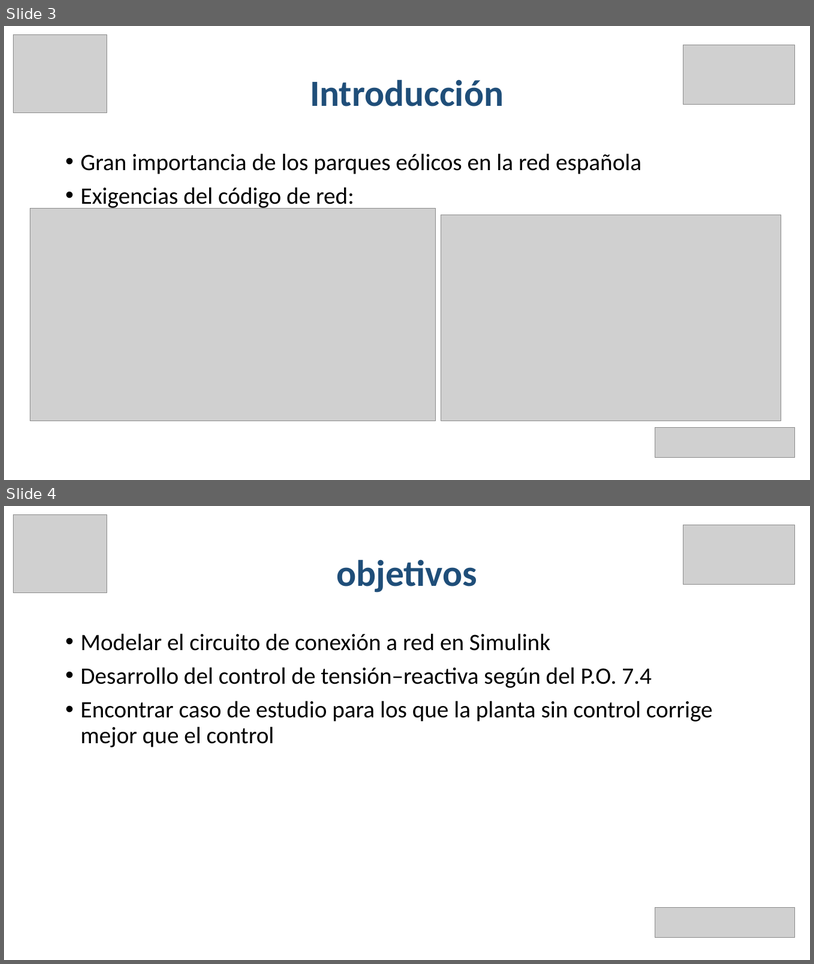
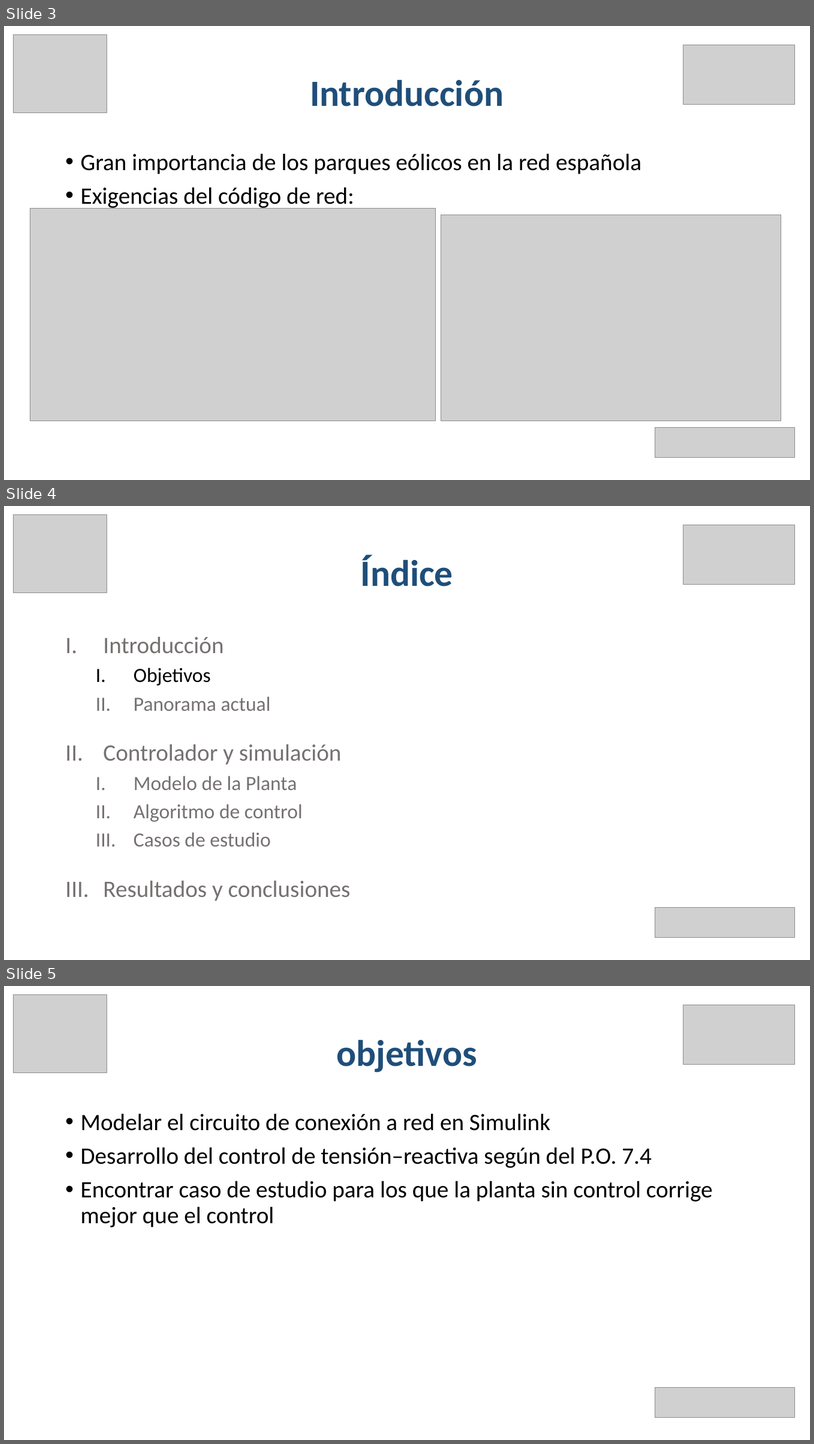
Before and after one commit to EmilioLdelaFuente/tfg, a slide deck: tfgPP.pptx. Shown one above the other, each under a label of ours: slides 3 and 4 before the commit, slides 3, 4 and 5 after it. The pictures are 814x964 and 814x1444 pixels, drawn with LibreOffice and Linux fonts; fonts in the diff are those of the drawing; grey boxes stand for pictures. Boxes give left, top, right and bottom in pixels: in the first picture for what was removed or moved away, otherwise in the second. Text is boxed around its words. In the diff, an @@ line names an element or a change of style, - is before the commit and + after.

```diff
--- a/tfgPP.pptx
+++ b/tfgPP.pptx
@@ slide 4 added at (4,506,810,960), background #FFFFFF @@
@@ picture added at (14,514,107,592) @@
@@ picture added at (683,525,795,584) @@
@@ title added at (361,555,453,586), 44 pt, text #1F4E79, bold @@
+Índice
@@ text added at (103,637,351,901), 24 pt, text #767171 @@
+I. Introducción
+  I. Objetivos
+  II. Panorama actual
+II. Controlador y simulación
+  I. Modelo de la Planta
+  II. Algoritmo de control
+  III. Casos de estudio
+III. Resultados y conclusiones
@@ picture added at (656,907,796,937) @@
@@ what was slide 4 is now slide 5 @@
```
Also in this commit, not shown: 9 slides changed, 5 other slides added.
